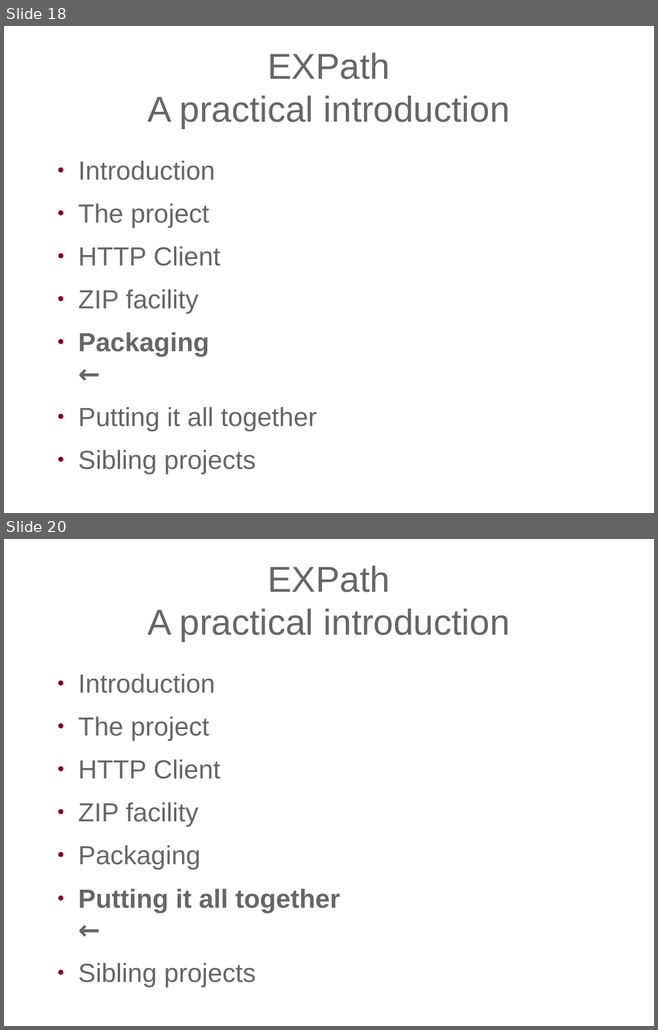
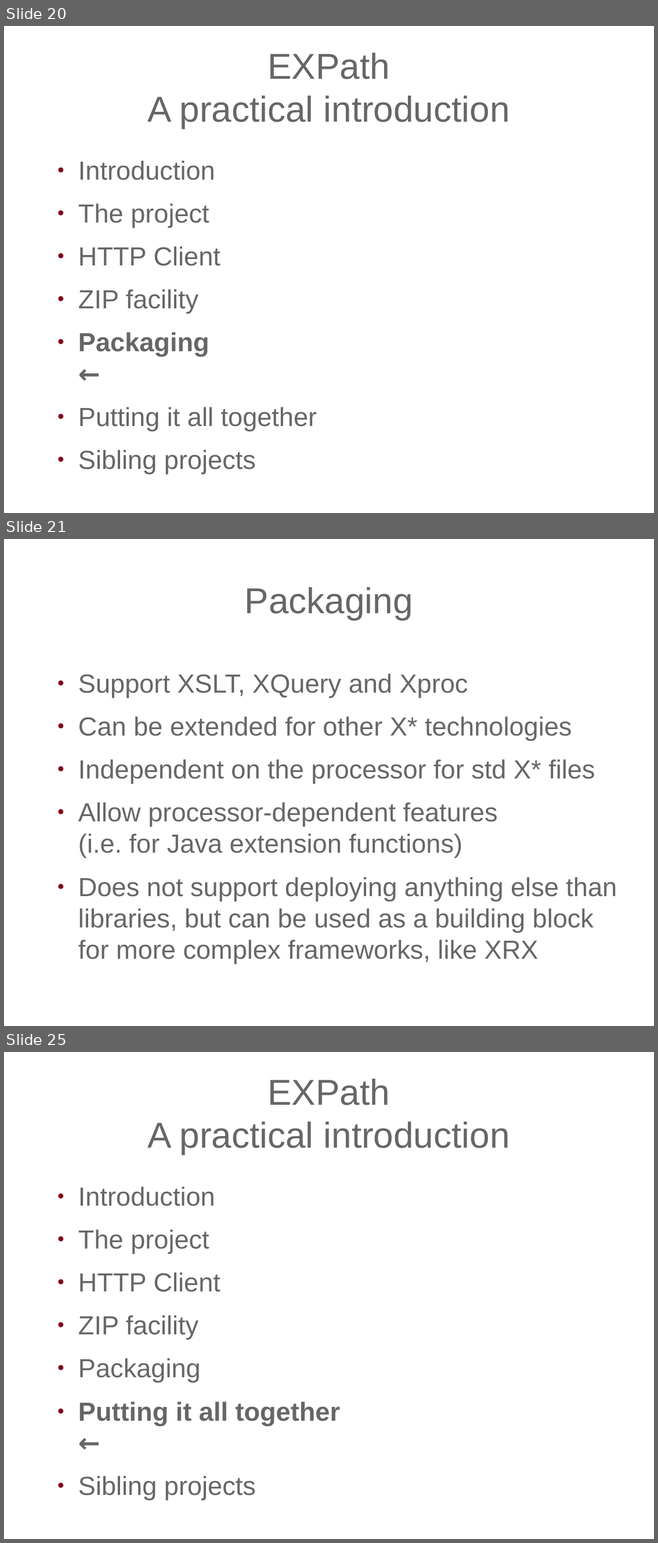
Before and after one commit to expath/expath-www, a slide deck: misc/2009-balisage/presentation/balisage-expath.odp. Shown one above the other, each under a label of ours: slides 18 and 20 before the commit, slides 20, 21 and 25 after it; the slides between them are not shown. The pictures are 658x1030 and 658x1543 pixels, drawn with LibreOffice and Linux fonts; fonts in the diff are those of the drawing; background and template pictures are left out. Boxes give left, top, right and bottom in pixels: in the first picture for what was removed or moved away, otherwise in the second. Text is boxed around its words. In the diff, an @@ line names an element or a change of style, - is before the commit and + after.

```diff
--- a/misc/2009-balisage/presentation/balisage-expath.odp
+++ b/misc/2009-balisage/presentation/balisage-expath.odp
@@ slide 21 added at box(4, 539, 654, 1026), background picture (left out) @@
@@ title added at box(245, 587, 413, 620), 44 pt, text #666666 @@
+Packaging
@@ text added at box(78, 674, 616, 964), 32 pt, text #666666 @@
+● Support XSLT, XQuery and Xproc
+● Can be extended for other X* technologies
+● Independent on the processor for std X* files
+● Allow processor-dependent features (i.e. for Java extension functions)
+● Does not support deploying anything else than libraries, but can be used as a building block for more complex frameworks, like XRX
@@ what was slide 18 is now slide 20 @@
@@ what was slide 20 is now slide 25 @@
```
Also in this commit, not shown: 7 other slides added, 3 slides removed, 1 other file.
